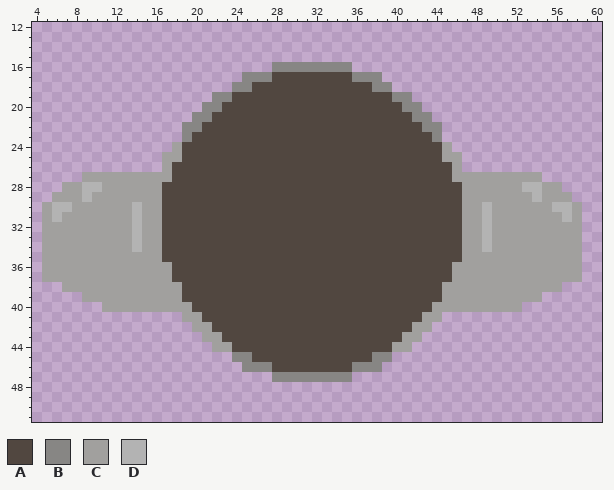
Two versions of one pixel-art file, assets/player/samplePlayer.aseprite. Above: the version before the commit.
64x64 pixels, 1 frame. Colours within 5 levels of each other are drawn and written as one. Shown: x 4..60, y 12..51.
Palette (. is transparent): A #514740  B #878684  C #a1a09e  D #b3b3b3
Pixels before, first column x 5:
16 .......................BBBBBBBB.......................
17 ....................BBBAAAAAAAABBB....................
18 ...................BBAAAAAAAAAAAABB...................
19 .................BBAAAAAAAAAAAAAAAABB.................
20 ................BBAAAAAAAAAAAAAAAAAABB................
21 ...............BBAAAAAAAAAAAAAAAAAAAABB...............
22 ..............BBAAAAAAAAAAAAAAAAAAAAAABB..............
23 ..............BAAAAAAAAAAAAAAAAAAAAAAAAB..............
24 .............CAAAAAAAAAAAAAAAAAAAAAAAAAAC.............
25 ............CCAAAAAAAAAAAAAAAAAAAAAAAAAACC............
26 ............CAAAAAAAAAAAAAAAAAAAAAAAAAAAAC............
27 ....CCCCCCCCCAAAAAAAAAAAAAAAAAAAAAAAAAAAACCCCCCCCC....
28 ..CCDDCCCCCCAAAAAAAAAAAAAAAAAAAAAAAAAAAAAACCCCCCDDCC..
29 .CCCDCCCCCCCAAAAAAAAAAAAAAAAAAAAAAAAAAAAAACCCCCCCDCCC.
30 CDDCCCCCCDCCAAAAAAAAAAAAAAAAAAAAAAAAAAAAAACCDCCCCCCDDC
31 CDCCCCCCCDCCAAAAAAAAAAAAAAAAAAAAAAAAAAAAAACCDCCCCCCCDC
32 CCCCCCCCCDCCAAAAAAAAAAAAAAAAAAAAAAAAAAAAAACCDCCCCCCCCC
33 CCCCCCCCCDCCAAAAAAAAAAAAAAAAAAAAAAAAAAAAAACCDCCCCCCCCC
34 CCCCCCCCCDCCAAAAAAAAAAAAAAAAAAAAAAAAAAAAAACCDCCCCCCCCC
35 CCCCCCCCCCCCAAAAAAAAAAAAAAAAAAAAAAAAAAAAAACCCCCCCCCCCC
36 CCCCCCCCCCCCCAAAAAAAAAAAAAAAAAAAAAAAAAAAACCCCCCCCCCCCC
37 CCCCCCCCCCCCCAAAAAAAAAAAAAAAAAAAAAAAAAAAACCCCCCCCCCCCC
38 ..CCCCCCCCCCCCAAAAAAAAAAAAAAAAAAAAAAAAAACCCCCCCCCCCC..
39 ....CCCCCCCCCCAAAAAAAAAAAAAAAAAAAAAAAAAACCCCCCCCCC....
40 ......CCCCCCCCCAAAAAAAAAAAAAAAAAAAAAAAACCCCCCCCC......
41 ..............CCAAAAAAAAAAAAAAAAAAAAAACC..............
42 ...............CCAAAAAAAAAAAAAAAAAAAACC...............
43 ................CCAAAAAAAAAAAAAAAAAACC................
44 .................CCAAAAAAAAAAAAAAAACC.................
45 ...................BBAAAAAAAAAAAABB...................
46 ....................BBBAAAAAAAABBB....................
47 .......................BBBBBBBB.......................
And afterwards:
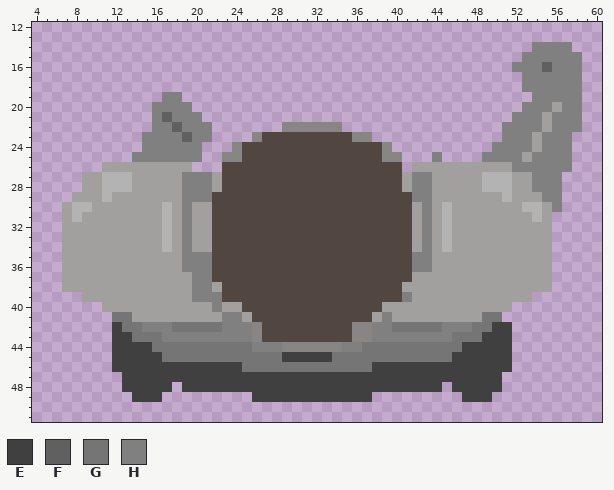
Colours new in this view: E #404040  F #606060  G #757575  H #808080
What changed:
layer "legs" added
layer "torso" added
layer "arms" added
layer "shoulders" added
layer "head" added
layer "Layer 1" removed
Changed rows in their new state; - is an unchanged pixel.
first column x 5:
14 -------------------------------------------------HHHH-
15 ------------------------------------------------HHHHHH
16 -----------------------........----------------HHHFHHH
17 --------------------..............--------------HHHHHH
18 -------------------................-------------HHHHHH
19 ------------HH---....................------------HHHHH
20 -----------HHHH-......................----------HHHCHH
21 -----------HFHHH.......................--------HHHCHHH
22 -----------HHFHHH.......BBBBBB..........------HHHHCHHH
23 ----------HHHHFHH....B---------BB.......------HHHCHHH-
24 ----------HHHHHH...B--------------B......----HHHHCHHH-
25 ---------HHHHHHH..BB--------------BB...H..--HHHHCHHHH-
26 ------CCCCCC-CC...------------------.CCCC-CCCCCHHHHHH-
27 ------DDD----CHHHC------------------CHHCC---DDD--HHH--
28 --..CCDDD---CCHHHC------------------CHHCCC--DDD-CHHH--
29 -..-C-D-----CCHHH--------------------HHCCC----D--CHH.-
30 ..CDD----C--DCHCC--------------------CHCDC--C---DD-H..
31 ..-D-----C--DCHCC--------------------CHCDC--C----D-...
32 ..-------C--DCHCC--------------------CHCDC--C------...
33 ..-------C--DCHCC--------------------CHCDC--C------...
34 ..-------C--DCHCC--------------------CHCDC--C------...
35 ..----------CCHHH--------------------HHCCC---------...
36 ..-----------CHHH--------------------HHCC----------...
37 ..-----------CCHH--------------------CCCC----------...
38 --------------CHHC------------------CCCC-----------.--
39 --------------CHHH------------------HCCC---------.----
40 ---------------CCHCC--------------CCCCC--------.------
41 -------GGCCCCC--CCHHC------------CHCCC--CCCCGG--------
42 -------EGGHHHGGGGGHHHB---------BBHHGGGGGHHHGGEE-------
43 -------EEGGGHHHHHHHHHB---------BBHHHHHHHHGGGEEE-------
44 -------EEEEGGGGGGGGGGHHHBBBBBBHHGGGGGGGGGGEEEEE-------
45 -------EEEEEGGGGGGGGGGGGEEEEEGGGGGGGGGGGGEEEEEE-------
46 -------EEEEEEEEEEEEEGGGGGGGGGGGGGEEEEEEEEEEEEEE-------
47 --------EEEEEEEEEEEEEEEEEEEEEEEEEEEEEEEEEEEEEE--------
48 --------EEEEE-EEEEEEEEEEEEEEEEEEEEEEEEEE-EEEEE--------
49 ---------EEE---------EEEEEEEEEEEE---------EEE---------
Changed places in both pictures, as pixel boxes (x1, y1, x2, y2):
changed: (42, 42, 582, 402)
